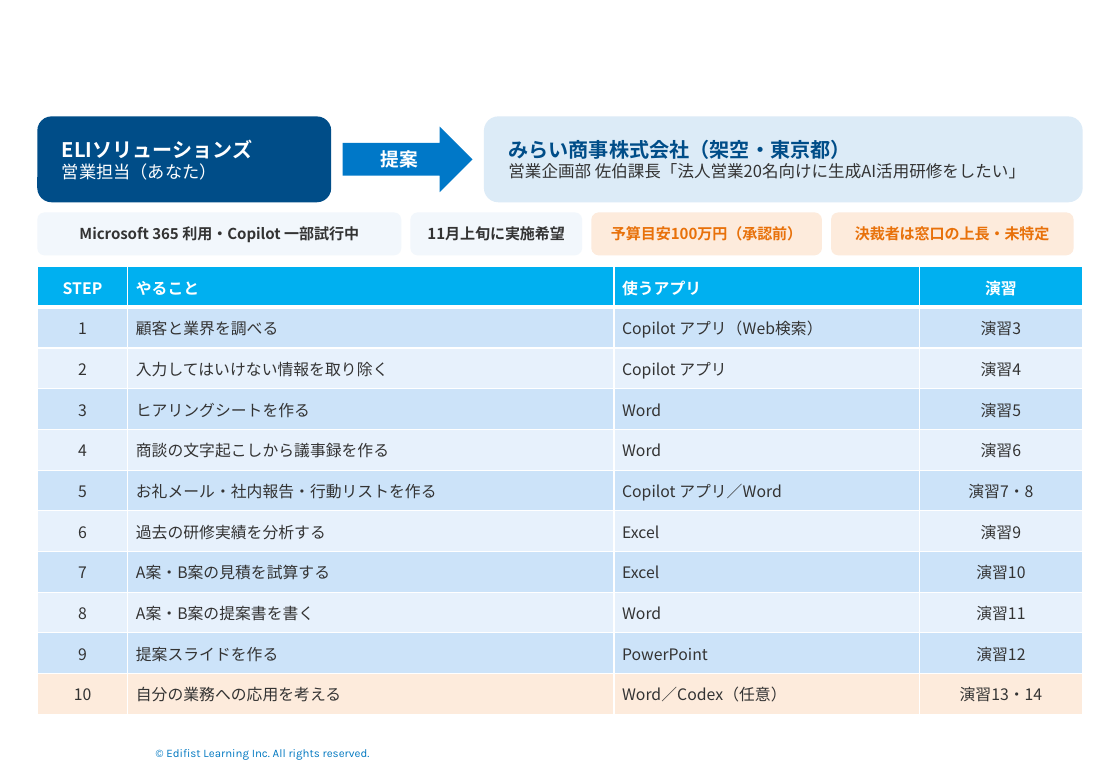
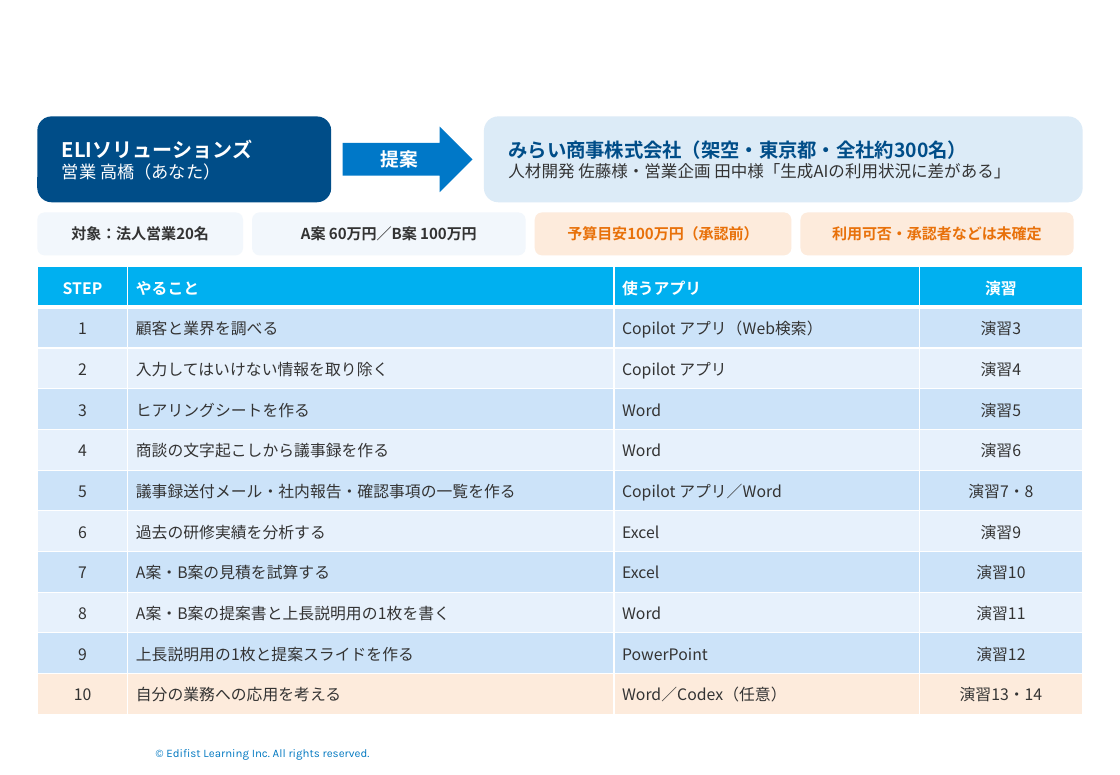
Before and after one commit to Takahashi-eiji-0708/work2026, a slide deck: slide 4 of slides/ソリューション営業のための生成AIセキュア活用実践.pptx. Drawn at 1120x775 pixels with LibreOffice and Linux fonts; fonts in the diff are those of the drawing; background and template pictures are left out. Boxes give left, top, right and bottom in pixels: in the first picture for what was removed or moved away, otherwise in the second. Text is boxed around its words. In the diff, an @@ line names an element or a change of style, - is before the commit and + after.

```diff
--- a/slides/ソリューション営業のための生成AIセキュア活用実践.pptx
+++ b/slides/ソリューション営業のための生成AIセキュア活用実践.pptx
@@ text in rounded rectangle at box(508, 140, 1010, 179): text changed @@
-みらい商事株式会社（架空・東京都）
-営業企画部 佐伯課長「法人営業20名向けに生成AI活用研修をしたい」
+みらい商事株式会社（架空・東京都・全社約300名）
+人材開発 佐藤様・営業企画 田中様「生成AIの利用状況に差がある」
@@ text in rounded rectangle at box(62, 163, 220, 180): text changed @@
-営業担当（あなた）
+営業 高橋（あなた）
@@ rounded rectangle "対象：法人営業20名": place and size @@
-rounded rectangle "対象：法人営業20名" at box(37, 213, 401, 256)
+rounded rectangle "対象：法人営業20名" at box(37, 213, 243, 256)
@@ text in rounded rectangle at box(71, 226, 209, 241): text changed @@
-Microsoft 365 利用・Copilot 一部試行中
+対象：法人営業20名
@@ rounded rectangle "A案 60万円／B案 100万円": place and size @@
-rounded rectangle "A案 60万円／B案 100万円" at box(411, 213, 582, 256)
+rounded rectangle "A案 60万円／B案 100万円" at box(252, 213, 526, 256)
@@ text in rounded rectangle at box(301, 226, 477, 241): text changed @@
-11月上旬に実施希望
+A案 60万円／B案 100万円
@@ rounded rectangle "予算目安100万円（承認前）": place and size @@
-rounded rectangle "予算目安100万円（承認前）" at box(592, 213, 822, 256)
+rounded rectangle "予算目安100万円（承認前）" at box(535, 213, 791, 256)
@@ rounded rectangle "利用可否・承認者などは未確定": place and size @@
-rounded rectangle "利用可否・承認者などは未確定" at box(831, 213, 1074, 256)
+rounded rectangle "利用可否・承認者などは未確定" at box(800, 213, 1073, 256)
@@ text in rounded rectangle at box(832, 226, 1042, 241): text changed @@
-決裁者は窓口の上長・未特定
+利用可否・承認者などは未確定
@@ table at box(37, 267, 1082, 715) @@
-row 6, column 2: お礼メール・社内報告・行動リストを作る
+row 6, column 2: 議事録送付メール・社内報告・確認事項の一覧を作る
-row 9, column 2: A案・B案の提案書を書く
+row 9, column 2: A案・B案の提案書と上長説明用の1枚を書く
-row 10, column 2: 提案スライドを作る
+row 10, column 2: 上長説明用の1枚と提案スライドを作る
```
Also in this commit, not shown: 42 other files.
